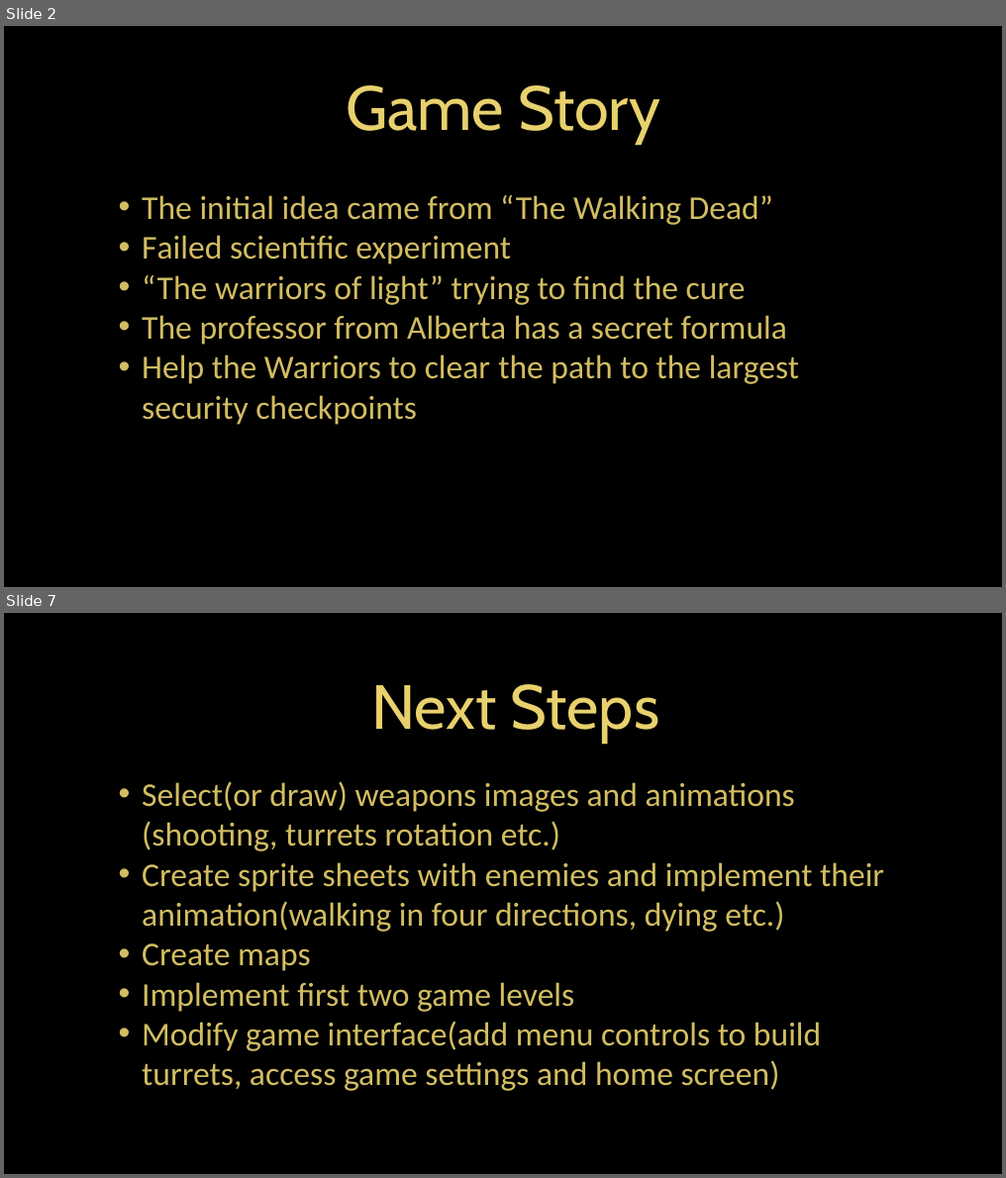
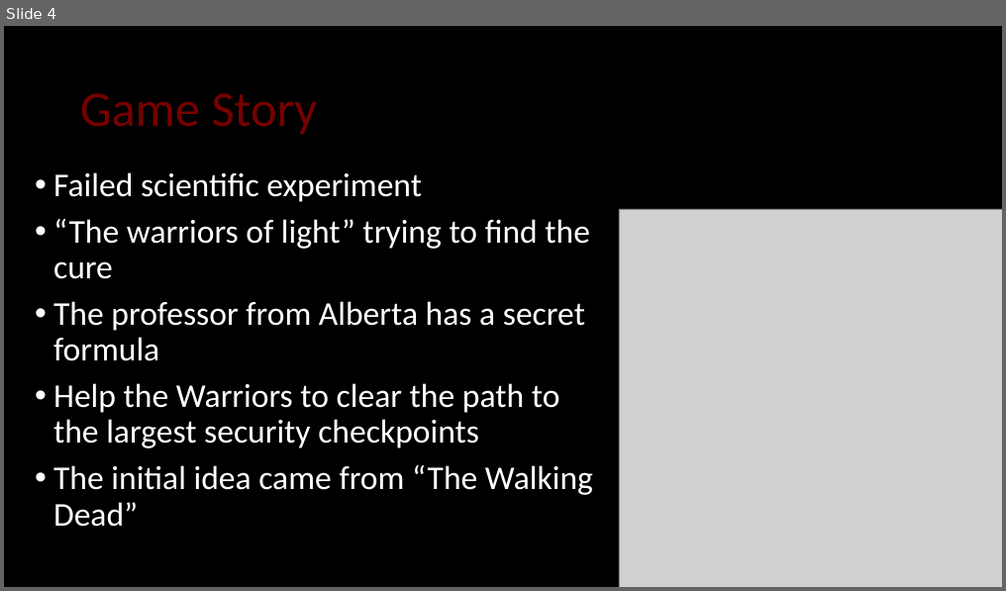
Before and after one commit to Ostapa/COMP397-TermProject, a slide deck: COMP397_Presentation.pptx. Shown one above the other, each under a label of ours: slides 2 and 7 before the commit, slide 4 after it; the slides between them are not shown. The pictures are 1006x1178 and 1006x591 pixels, drawn with LibreOffice and Linux fonts; fonts in the diff are those of the drawing; grey boxes stand for pictures; background and template pictures are left out. Boxes give left, top, right and bottom in pixels: in the first picture for what was removed or moved away, otherwise in the second. Text is boxed around its words. In the diff, an @@ line names an element or a change of style, - is before the commit and + after.

Commit message:
Updated preloader, added sounds, added level 3 and implemented upgrade function

```diff
--- a/COMP397_Presentation.pptx
+++ b/COMP397_Presentation.pptx
@@ slide 7 removed at bbox=[4, 613, 1002, 1174], background picture (left out) @@
@@ text removed at bbox=[371, 684, 659, 744] @@
-Next Steps
@@ text removed at bbox=[142, 781, 884, 1091] @@
-• Select(or draw) weapons images and animations (shooting, turrets rotation etc.)
-• Create sprite sheets with enemies and implement their animation(walking in four directions, dying etc.)
-• Create maps
-• Implement first two game levels
-• Modify game interface(add menu controls to build turrets, access game settings and home screen)
@@ what was slide 2 is now slide 4 @@
@@ slide 4 changed as well @@
@@ title "Game Story" at bbox=[80, 93, 318, 134]: size 60 to 48 pt, font Cabin to Calibri, text colour #E8D16D to #770000; alignment centre to left @@
@@ text "Failed scientific experiment": place and size @@
-text "Failed scientific experiment" at bbox=[142, 195, 799, 425]
+text "Failed scientific experiment" at bbox=[54, 173, 593, 527]
@@ text at bbox=[54, 173, 590, 449]: text colour #D2BD62 to #FFFFFF in "Failed scientific experiment", "“The warriors of light” trying to find ...", "The professor from Alberta has a secret ...", "Help the Warriors to clear the path ..."; indent changed; line spacing 1 to 0.9; more space between paragraphs @@
@@ text at bbox=[142, 195, 773, 225]: paragraph removed @@
-• The initial idea came from “The Walking Dead”
@@ picture added at bbox=[619, 209, 1002, 587] @@
@@ text at bbox=[54, 466, 593, 527]: paragraph added @@
+• The initial idea came from “The Walking Dead”
```
Also in this commit, not shown: 1 other slide changed, 4 slides added, 4 other slides removed, 41 other files.
